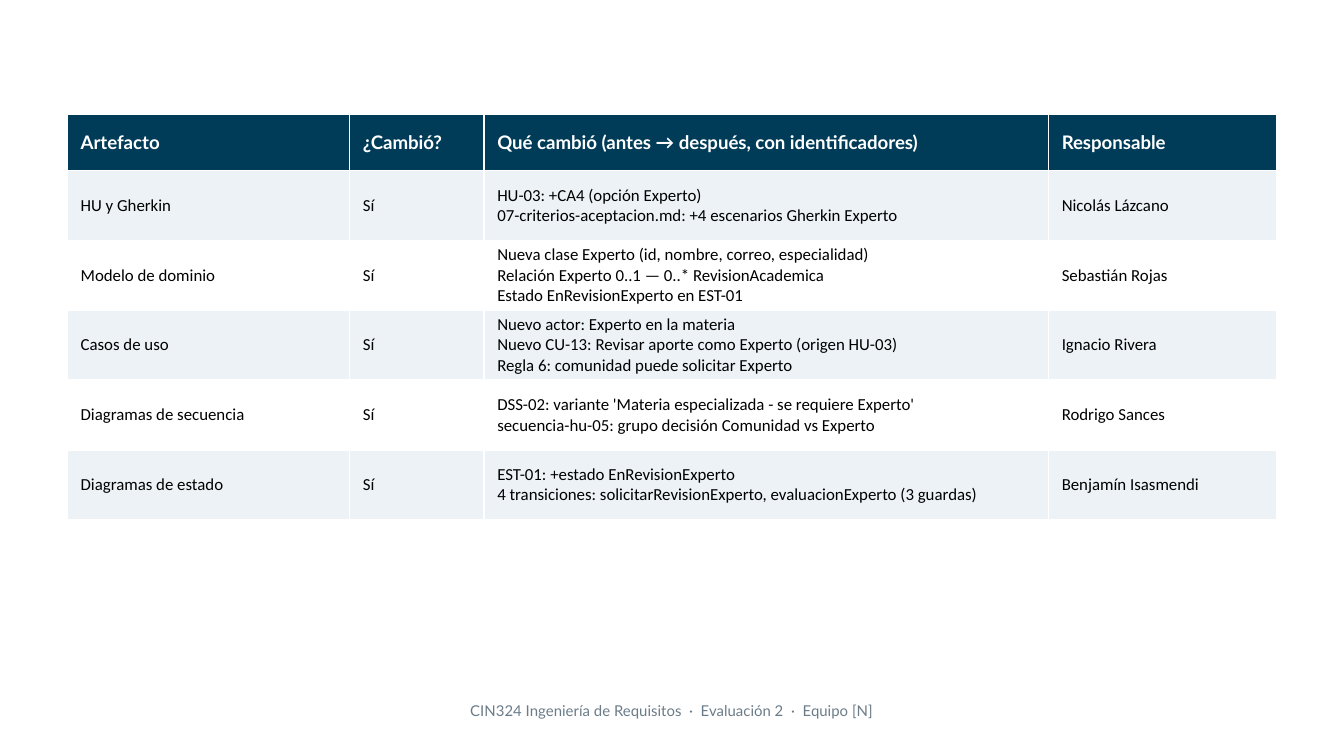
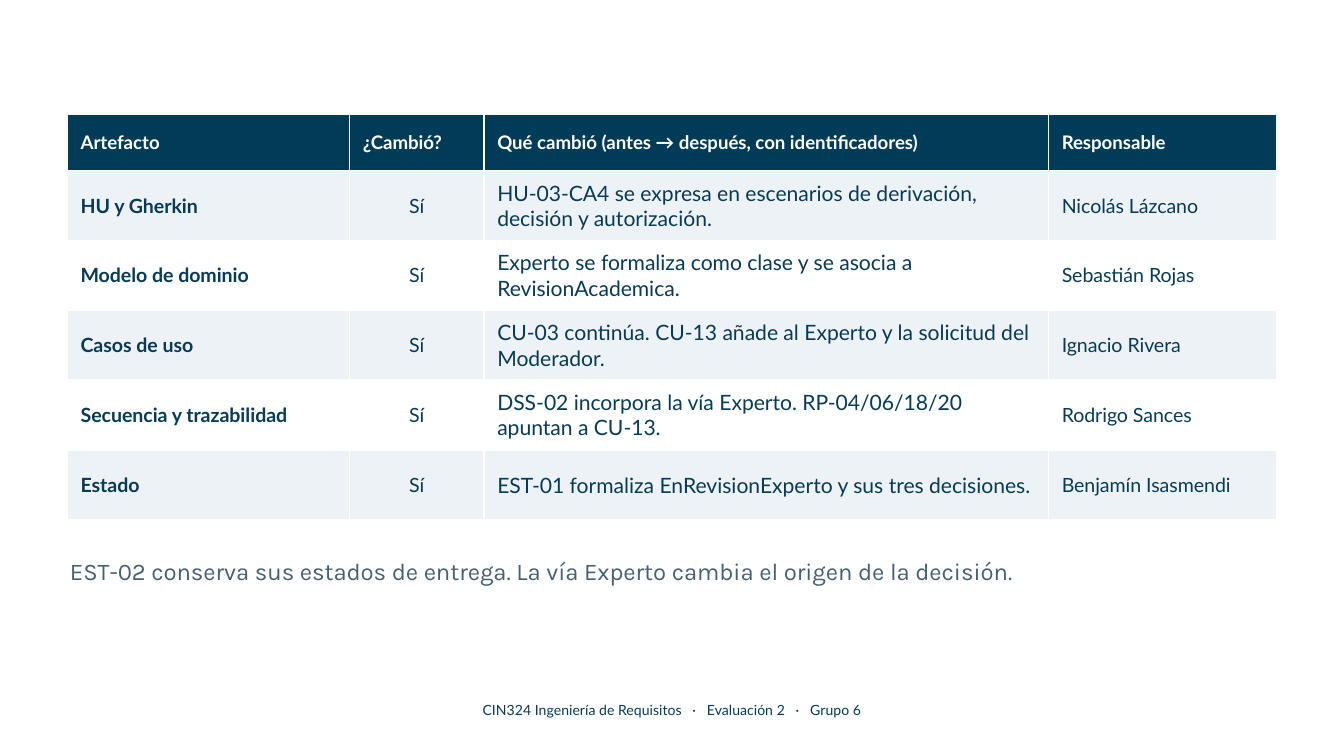
Before and after one commit to mapacheCorps/entrega, a slide deck: slide 3 of eval2/Presentacion_Evaluacion2_mapacheCorps.pptx (slide 4 before the commit). Drawn at 1344x756 pixels with LibreOffice and Linux fonts; fonts in the diff are those of the drawing; background and template pictures are left out. Boxes give left, top, right and bottom in pixels: in the first picture for what was removed or moved away, otherwise in the second. Text is boxed around its words. In the diff, an @@ line names an element or a change of style, - is before the commit and + after.

Commit message:
Cierra la entrega de Evaluación 2 y corrige la demo de Experto

```diff
--- a/eval2/Presentacion_Evaluacion2_mapacheCorps.pptx
+++ b/eval2/Presentacion_Evaluacion2_mapacheCorps.pptx
@@ table at <box>67,114,1277,520</box> @@
-row 2, column 3: HU-03: +CA4 (opción Experto) / 07-criterios-aceptacion.md: +4 escenarios Gherkin Experto
+row 2, column 3: HU-03-CA4 se expresa en escenarios de derivación, decisión y autorización.
-row 3, column 3: Nueva clase Experto (id, nombre, correo, especialidad) / Relación Experto 0..1 — 0..* RevisionAcademica / Estado EnRevisionExperto en EST-01
+row 3, column 3: Experto se formaliza como clase y se asocia a RevisionAcademica.
-row 4, column 3: Nuevo actor: Experto en la materia / Nuevo CU-13: Revisar aporte como Experto (origen HU-03) / Regla 6: comunidad puede solicitar Experto
+row 4, column 3: CU-03 continúa. CU-13 añade al Experto y la solicitud del Moderador.
-row 5, column 1: Diagramas de secuencia
+row 5, column 1: Secuencia y trazabilidad
-row 5, column 3: DSS-02: variante 'Materia especializada - se requiere Experto' / secuencia-hu-05: grupo decisión Comunidad vs Experto
+row 5, column 3: DSS-02 incorpora la vía Experto. RP-04/06/18/20 apuntan a CU-13.
-row 6, column 1: Diagramas de estado
+row 6, column 1: Estado
-row 6, column 3: EST-01: +estado EnRevisionExperto / 4 transiciones: solicitarRevisionExperto, evaluacionExperto (3 guardas)
+row 6, column 3: EST-01 formaliza EnRevisionExperto y sus tres decisiones.
@@ size 9 to 10.5 pt, font Calibri to Lato, text colour #000000 to #073B56 in "HU y Gherkin", "Sí", "Nicolás Lázcano", "Modelo de dominio" and 9 more places @@
@@ bold on in "HU y Gherkin", "Modelo de dominio", "Casos de uso" @@
@@ alignment left to centre @@
@@ text added at <box>70,562,1012,586</box>, 12.8 pt, text #476071 @@
+EST-02 conserva sus estados de entrega. La vía Experto cambia el origen de la decisión.
@@ text at <box>483,704,861,718</box>: text changed; size 8 to 7.5 pt; text colour #6B7C88 to #073B56 @@
-CIN324 Ingeniería de Requisitos · Evaluación 2 · Equipo [N]
+CIN324 Ingeniería de Requisitos · Evaluación 2 · Grupo 6
```
Also in this commit, not shown: 4 other slides changed, 11 slides added, 10 slides removed, 40 other files.
